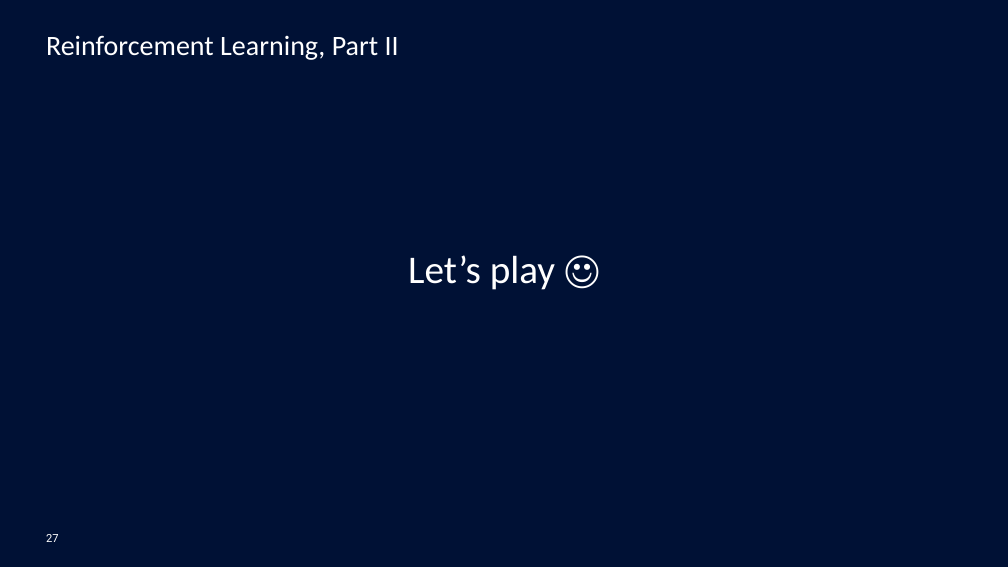
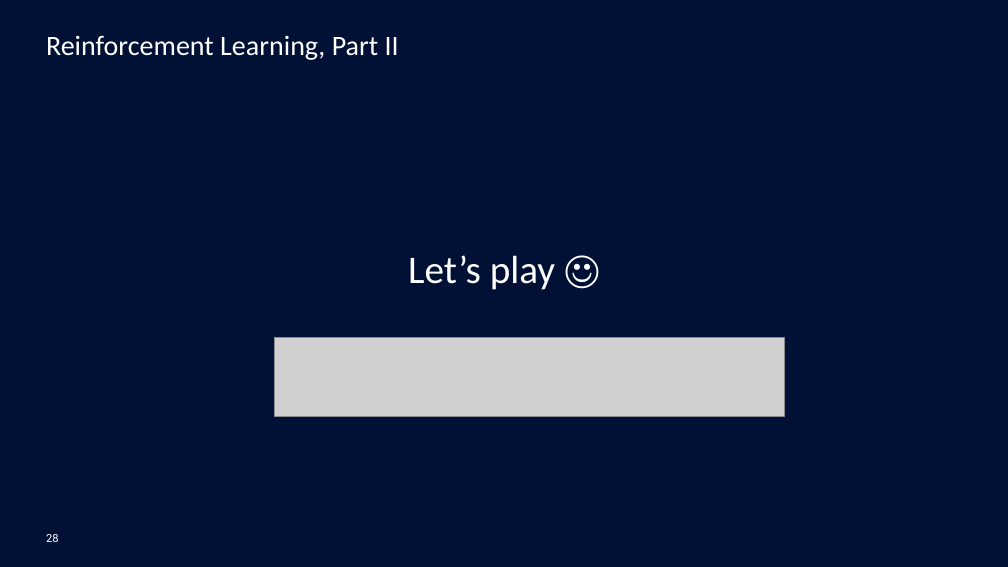
Before and after one commit to mgoutay/ml_course, a slide deck: slide 28 of (D)RL_course.pptx (slide 27 before the commit). Drawn at 1008x567 pixels with LibreOffice and Linux fonts; fonts in the diff are those of the drawing; grey boxes stand for pictures; background and template pictures are left out. Boxes give left, top, right and bottom in pixels: in the first picture for what was removed or moved away, otherwise in the second. Text is boxed around its words. In the diff, an @@ line names an element or a change of style, - is before the commit and + after.

```diff
--- a/(D)RL_course.pptx
+++ b/(D)RL_course.pptx
@@ picture added at [275, 338, 785, 416] @@
@@ page number at [46, 534, 59, 542]: text changed @@
-27
+28
```
Also in this commit, not shown: 3 other slides changed, 1 slide added, 1 other file.
